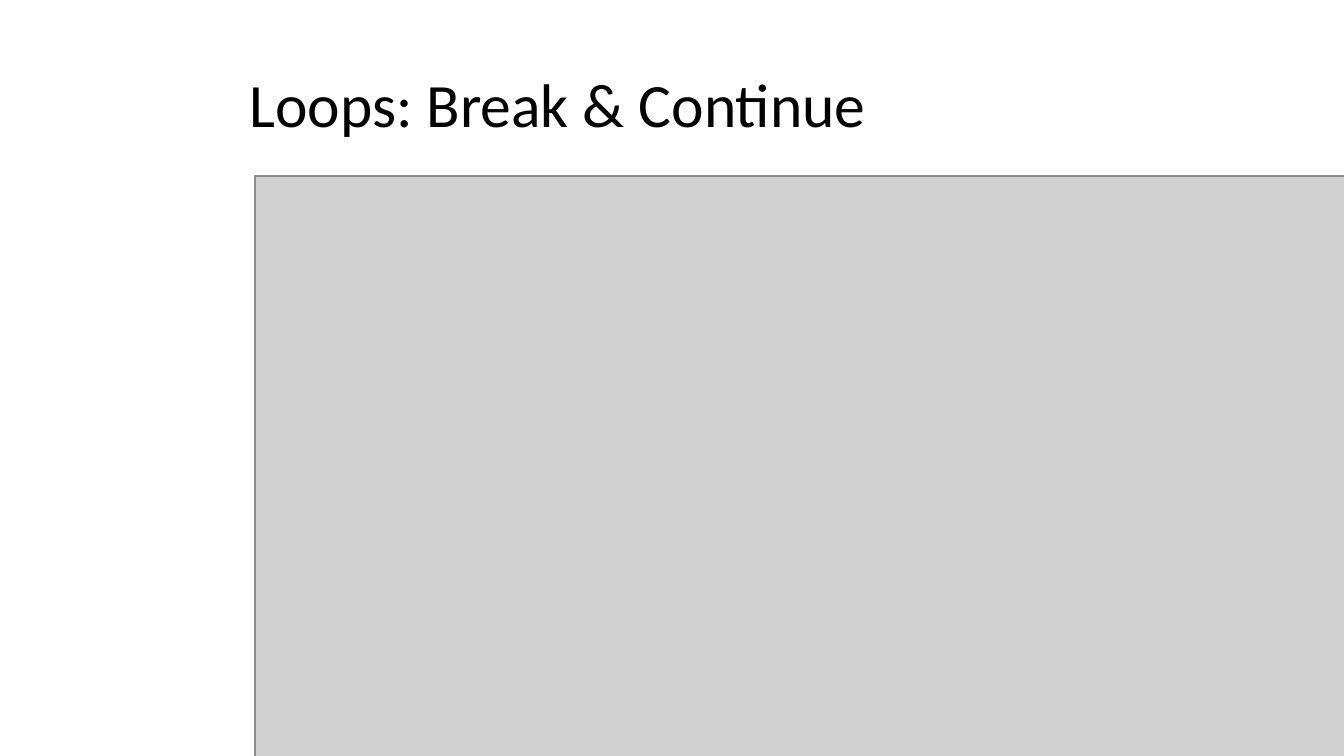
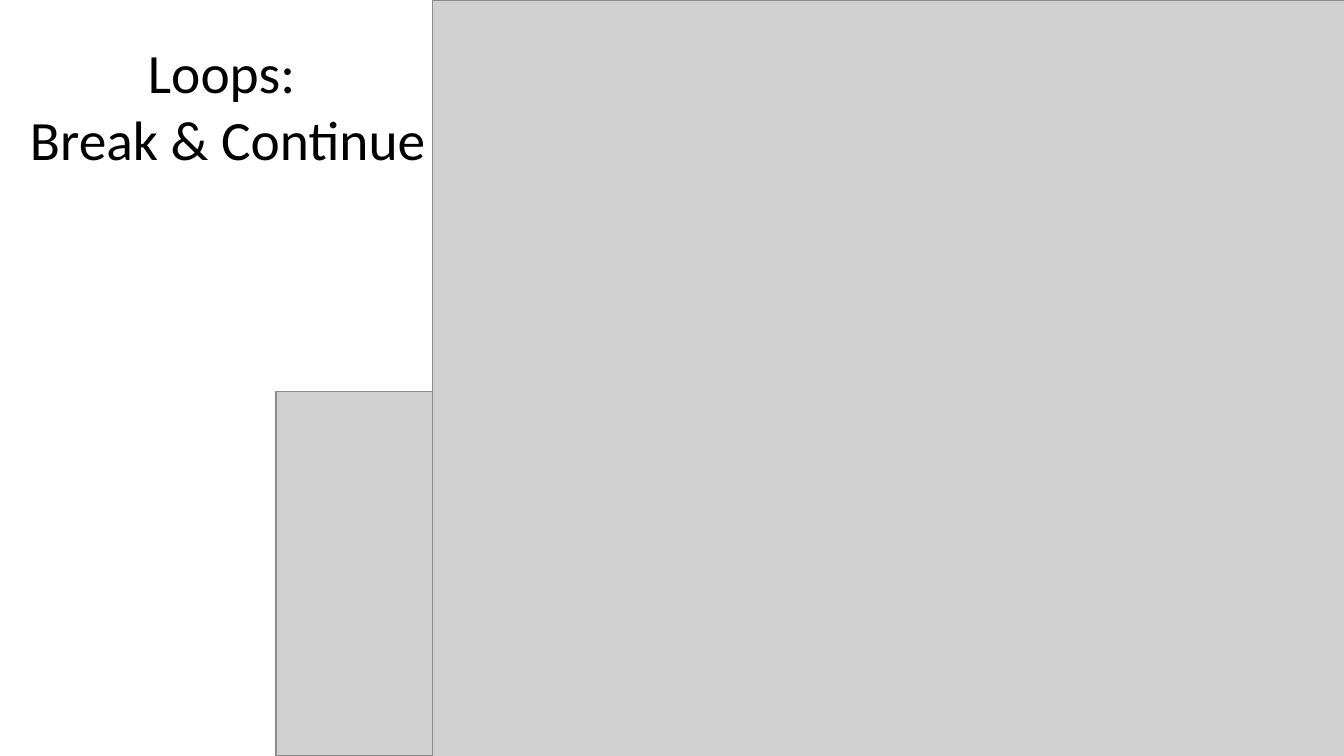
Before and after one commit to kos00pas/ECE318_Documentations, a slide deck: slide 4 of Tutorial_1/Tutorial_1.pptx (slide 5 before the commit). Drawn at 1344x756 pixels with LibreOffice and Linux fonts; fonts in the diff are those of the drawing; grey boxes stand for pictures. Boxes give left, top, right and bottom in pixels: in the first picture for what was removed or moved away, otherwise in the second. Text is boxed around its words. In the diff, an @@ line names an element or a change of style, - is before the commit and + after.

```diff
--- a/Tutorial_1/Tutorial_1.pptx
+++ b/Tutorial_1/Tutorial_1.pptx
@@ picture added at (433,0,1344,756) @@
@@ title "Loops: Break & Continue": place and size @@
-title "Loops: Break & Continue" at (249,84,866,137)
+title "Loops: Break & Continue" at (30,57,425,161)
@@ title "Loops: Break & Continue" at (30,57,425,161): size 33 to 29.7 pt @@
@@ picture removed at (255,176,1344,756) @@
@@ picture added at (276,391,431,755) @@
```
Also in this commit, not shown: 5 other slides changed, 2 slides added, 1 slide removed, 27 other files.
